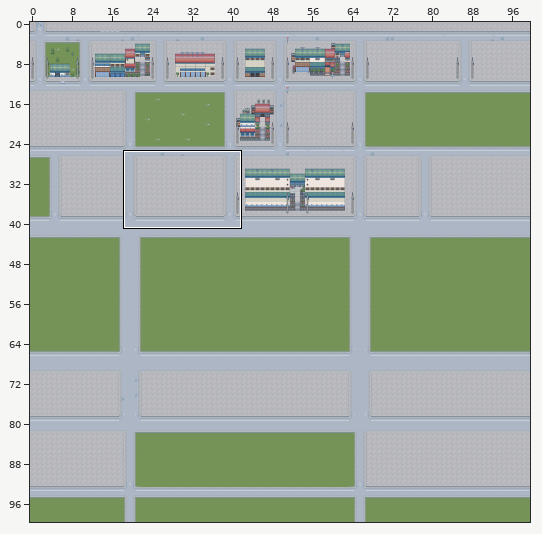
A Tiled map gets an edit: rsc/tilemaps/Start.tmx. Above: a wide view before the commit, with the close-up outlined.
Close-up. First the earlier version:
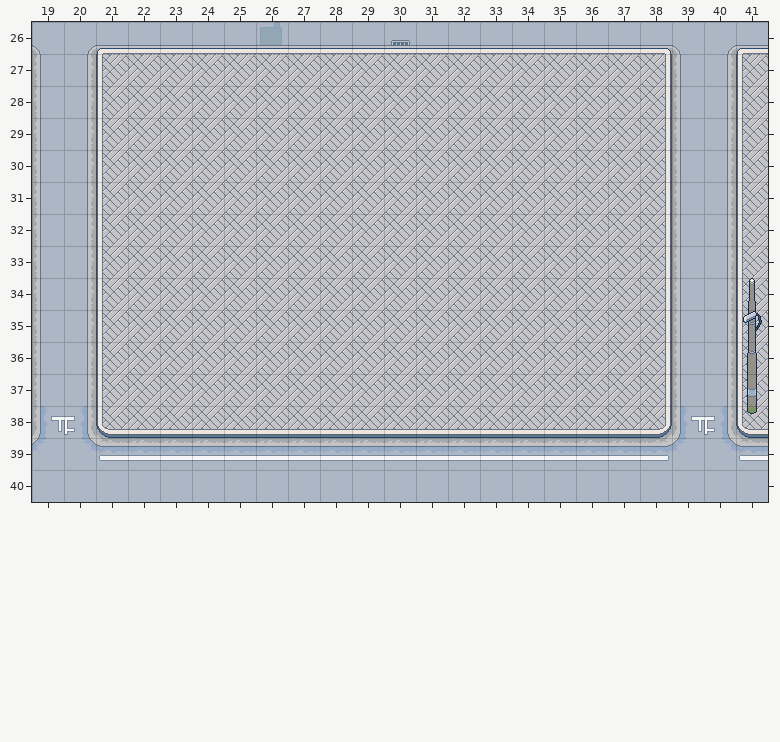
Cells are 32x32 px. Shown: x 19..41, y 26..40. The commit also changed other parts of the map, which this record leaves out.
After the commit:
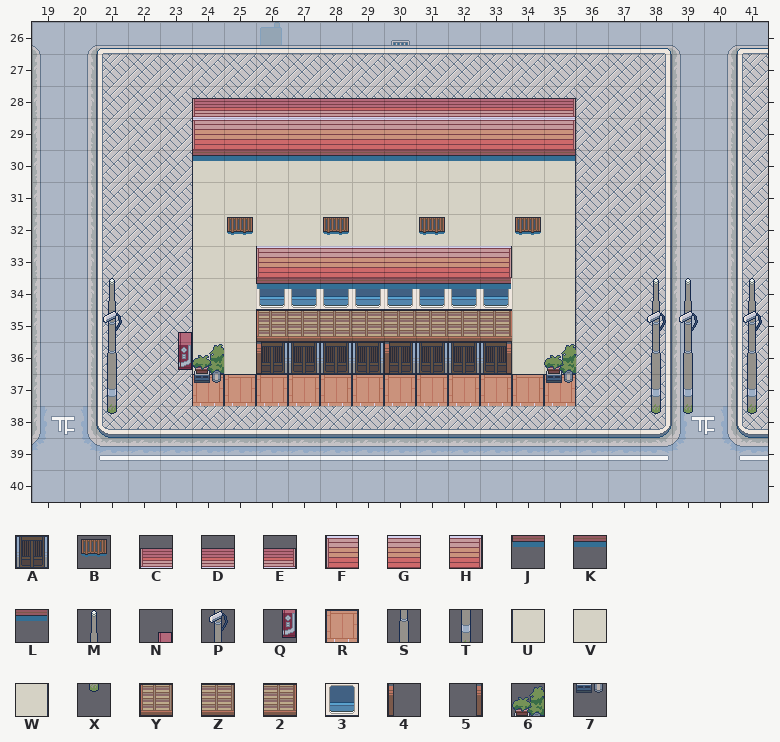
Key: from "City": A 68, B 90, C 124, D 125, E 126, F 146, G 147, H 148, J 168, K 169, L 170, M 181, N 182, P 203, Q 204, R 211, S 225, T 247, U 259, V 260, W 261, X 269, Y 360, Z 361, 2 362, 3 367, 4 382, 5 384, 6 484, 7 506.
_ is an empty cell.
Change:
{"where": "layer \"Building Bases\""}
{"y":30,"x":24,"old":"____________","new":"UVVVVVVVVVVW"}
{"y":31,"x":24,"old":"____________","new":"UVVVVVVVVVVW"}
{"y":32,"x":24,"old":"____________","new":"UVVVVVVVVVVW"}
{"y":33,"x":24,"old":"__","new":"UV"}
{"y":33,"x":34,"old":"__","new":"VW"}
{"y":34,"x":24,"old":"__","new":"UV"}
{"y":34,"x":34,"old":"__","new":"VW"}
{"y":35,"x":24,"old":"__","new":"UV"}
{"y":35,"x":34,"old":"__","new":"VW"}
{"y":36,"x":24,"old":"____________","new":"UVAAAAAAAAVW"}
{"y":37,"x":24,"old":"____________","new":"RRRRRRRRRRRR"}
{"where": "layer \"Windows\""}
{"y":34,"x":26,"old":"________","new":"33333333"}
{"y":35,"x":26,"old":"________","new":"YZZZZZZ2"}
{"y":36,"x":26,"old":"_","new":"4"}
{"y":36,"x":30,"old":"_","new":"4"}
{"y":36,"x":33,"old":"_","new":"5"}
{"where": "layer \"Decorations\""}
{"y":32,"x":25,"old":"_","new":"B"}
{"y":32,"x":28,"old":"_","new":"B"}
{"y":32,"x":31,"old":"_","new":"B"}
{"y":32,"x":34,"old":"_","new":"B"}
{"where": "layer \"Building Top\""}
{"y":28,"x":24,"old":"____________","new":"CDDDDDDDDDDE"}
{"y":29,"x":24,"old":"____________","new":"FGGGGGGGGGGH"}
{"y":30,"x":24,"old":"____________","new":"JKKKKKKKKKKL"}
{"y":33,"x":26,"old":"________","new":"FGGGGGGH"}
{"y":34,"x":26,"old":"________","new":"JKKKKKKL"}
{"where": "layer \"Street Things\""}
{"y":34,"x":21,"old":"_","new":"M"}
{"y":34,"x":38,"old":"__","new":"MM"}
{"y":35,"x":21,"old":"_","new":"P"}
{"y":35,"x":23,"old":"_","new":"N"}
{"y":35,"x":38,"old":"__","new":"PP"}
{"y":36,"x":21,"old":"_","new":"S"}
{"y":36,"x":23,"old":"__","new":"Q6"}
{"y":36,"x":35,"old":"_","new":"6"}
{"y":36,"x":38,"old":"__","new":"SS"}
{"y":37,"x":21,"old":"_","new":"T"}
{"y":37,"x":24,"old":"_","new":"7"}
{"y":37,"x":35,"old":"_","new":"7"}
{"y":37,"x":38,"old":"__","new":"TT"}
{"y":38,"x":21,"old":"_","new":"X"}
{"y":38,"x":38,"old":"__","new":"XX"}
{"label":"added","picture_box":[178,98,576,406]}
{"label":"added","picture_box":[103,278,122,414]}
{"label":"added","picture_box":[647,278,698,414]}
